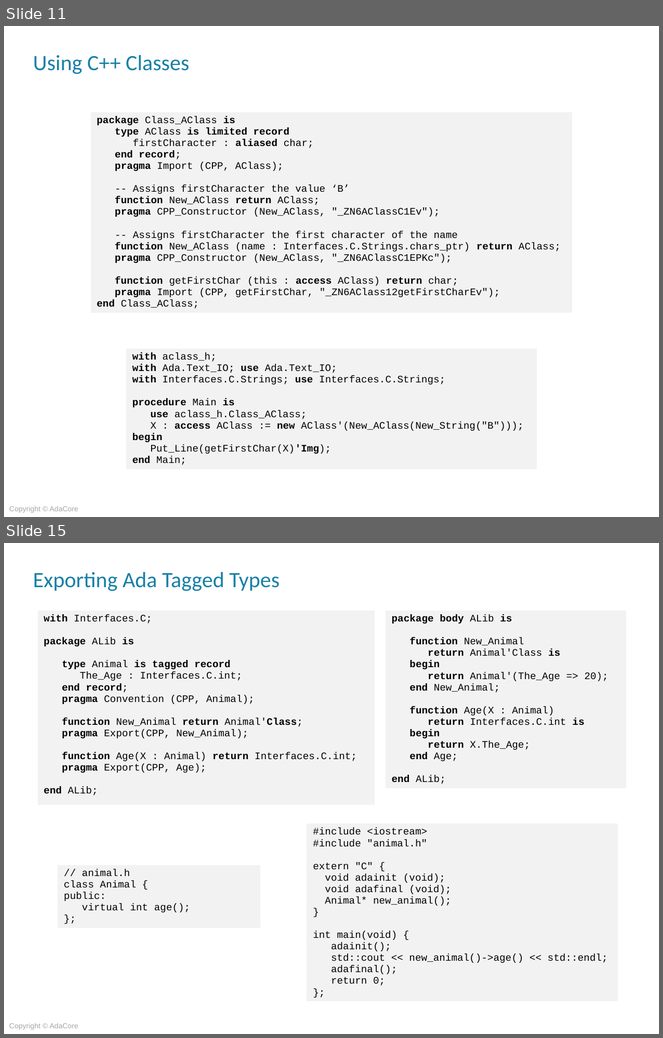
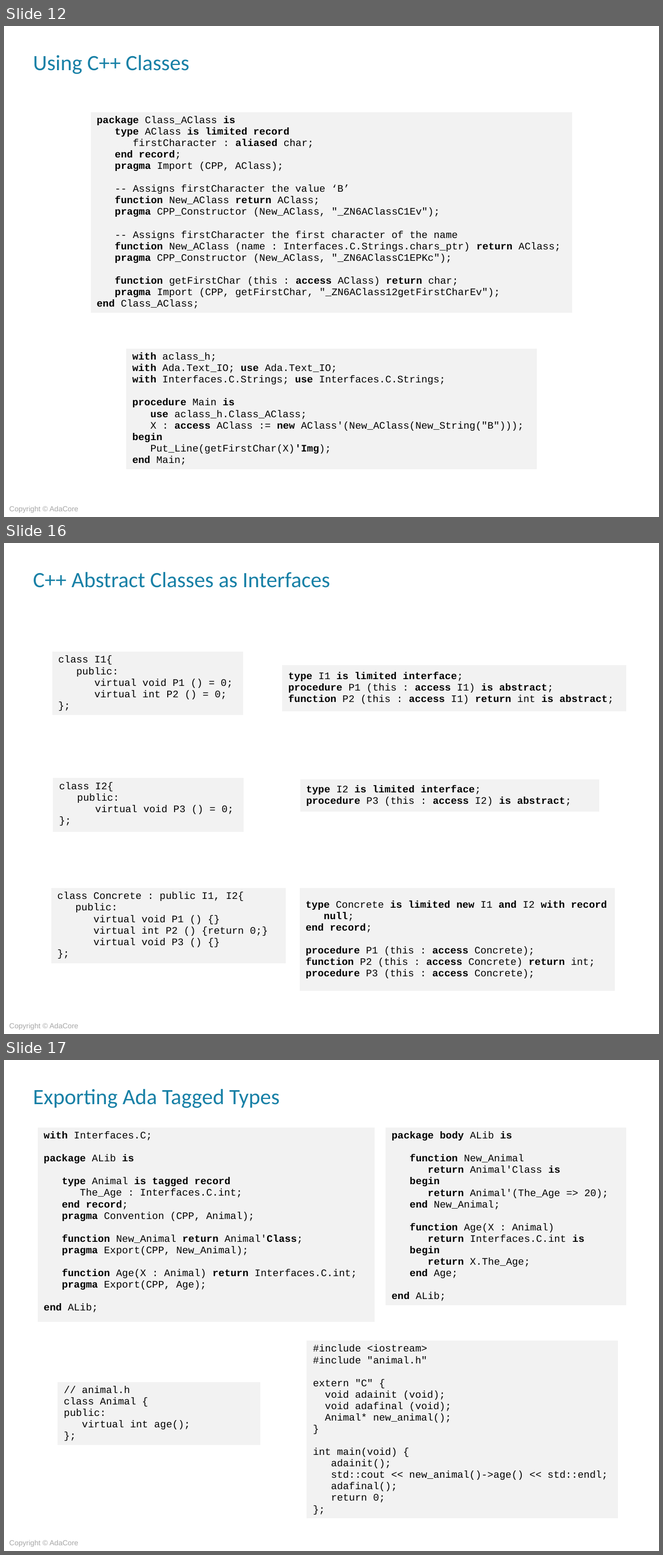
Before and after one commit to AdaCoreU/Courses, a slide deck: lectures/04_Mixed_Language_Programming_In_Ada/03_Ada_and_C++/Slides/03_Ada_and_C++.pptx. Shown one above the other, each under a label of ours: slides 11 and 15 before the commit, slides 12, 16 and 17 after it; the slides between them are not shown. The pictures are 663x1038 and 663x1555 pixels, drawn with LibreOffice and Linux fonts; fonts in the diff are those of the drawing; background and template pictures are left out. Boxes give left, top, right and bottom in pixels: in the first picture for what was removed or moved away, otherwise in the second. Text is boxed around its words. In the diff, an @@ line names an element or a change of style, - is before the commit and + after.

```diff
--- a/lectures/04_Mixed_Language_Programming_In_Ada/03_Ada_and_C++/Slides/03_Ada_and_C++.pptx
+++ b/lectures/04_Mixed_Language_Programming_In_Ada/03_Ada_and_C++/Slides/03_Ada_and_C++.pptx
@@ slide 16 added at (4, 543, 659, 1034), background picture (left out); not listed: 1 template element that a slide beside it also shows @@
@@ title added at (33, 572, 330, 588), 24 pt, text #1780A6 @@
+C++ Abstract Classes as Interfaces
@@ table added at (52, 652, 244, 719), 1 rows, 1 columns @@
+class I1{ / public: / virtual void P1 () = 0; / virtual int P2 () = 0; / };
@@ table added at (282, 665, 626, 712), 1 rows, 1 columns @@
+type I1 is limited interface; / procedure P1 (this : access I1) is abstract; / function P2 (this : access I1) return int is abstract;
@@ table added at (52, 778, 244, 832), 1 rows, 1 columns @@
+class I2{ / public: / virtual void P3 () = 0; / };
@@ table added at (299, 780, 599, 812), 1 rows, 1 columns @@
+type I2 is limited interface; / procedure P3 (this : access I2) is abstract;
@@ table added at (51, 888, 287, 967), 1 rows, 1 columns @@
+class Concrete : public I1, I2{ / public: / virtual void P1 () {} / virtual int P2 () {return 0;} / virtual void P3 () {} / };
@@ table added at (299, 888, 616, 992), 1 rows, 1 columns @@
+type Concrete is limited new I1 and I2 with record / null; / end record; / procedure P1 (this : access Concrete); / function P2 (this : access Concrete) return int; / procedure P3 (this : access Concrete);
@@ what was slide 11 is now slide 12 @@
@@ what was slide 15 is now slide 17 @@
```
Also in this commit, not shown: 8 other slides added, 7 slides removed, 1 other file.
